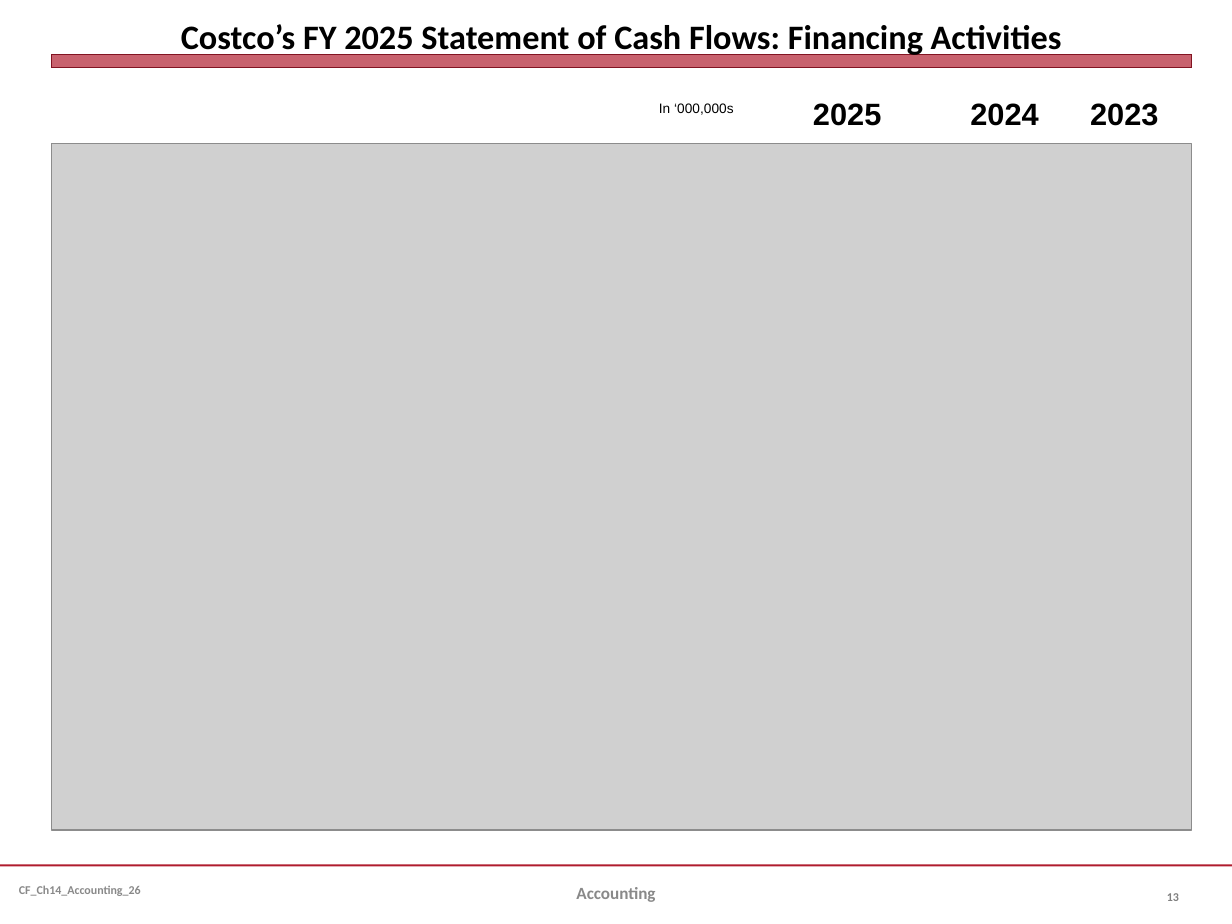
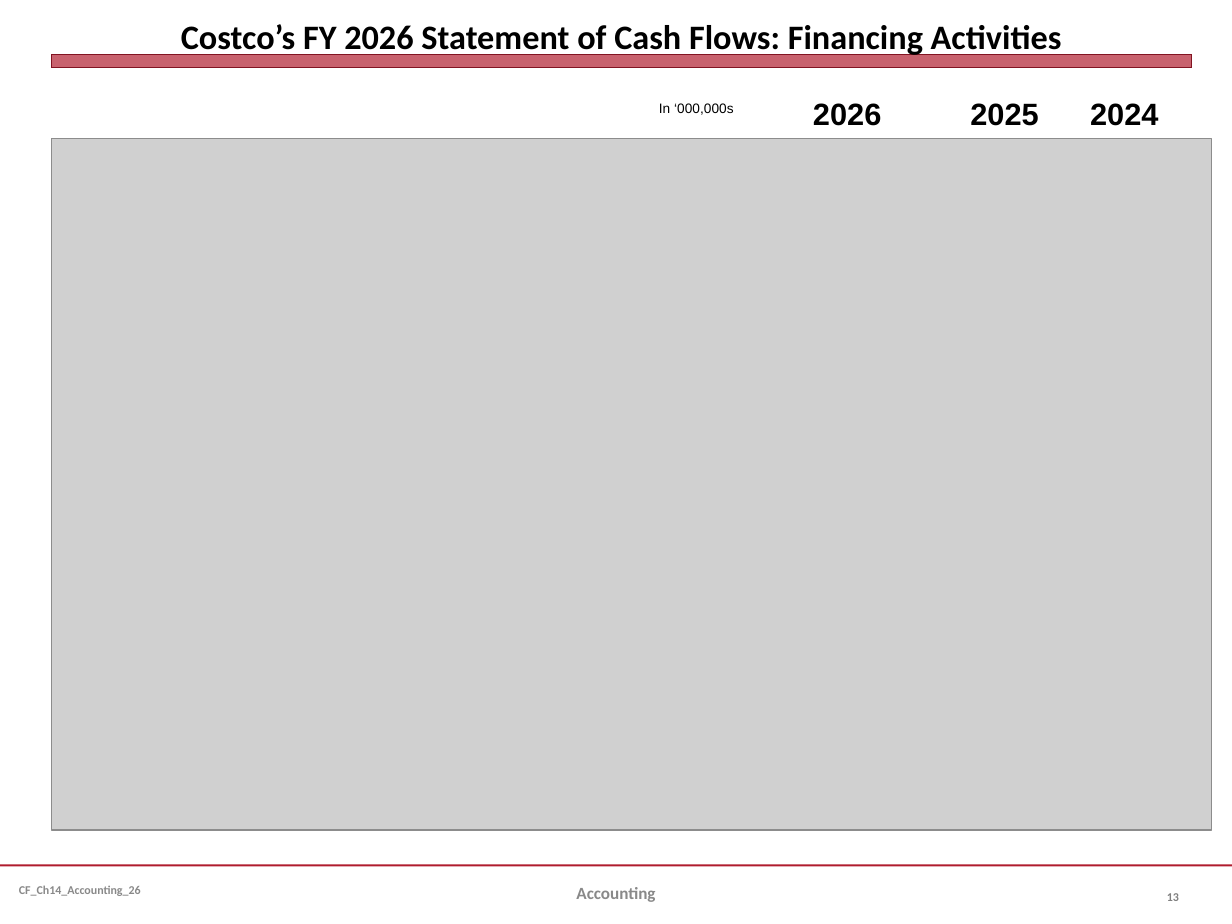
Before and after one commit to jmc877/Corporate-Finance, a slide deck: slide 13 of slides/CF_Ch14_Accounting_26.pptx. Drawn at 1232x924 pixels with LibreOffice and Linux fonts; fonts in the diff are those of the drawing; grey boxes stand for pictures. Boxes give left, top, right and bottom in pixels: in the first picture for what was removed or moved away, otherwise in the second. Text is boxed around its words. In the diff, an @@ line names an element or a change of style, - is before the commit and + after.

```diff
--- a/slides/CF_Ch14_Accounting_26.pptx
+++ b/slides/CF_Ch14_Accounting_26.pptx
@@ title at box(181, 24, 1062, 57): text changed @@
-Costco’s FY 2025 Statement of Cash Flows: Financing Activities
+Costco’s FY 2026 Statement of Cash Flows: Financing Activities
@@ text at box(813, 103, 1158, 126): text changed @@
-2025 2024 2023
+2026 2025 2024
@@ picture: place and size @@
-picture at box(52, 144, 1191, 830)
+picture at box(52, 139, 1211, 830)
```
Also in this commit, not shown: 6 other slides changed, 1 slide added, 1 other file.
